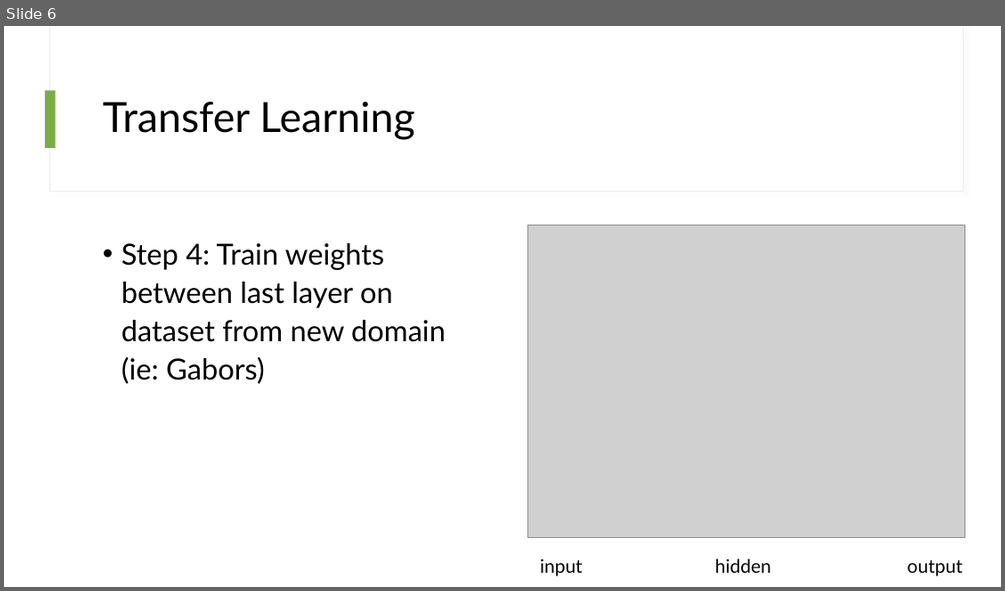
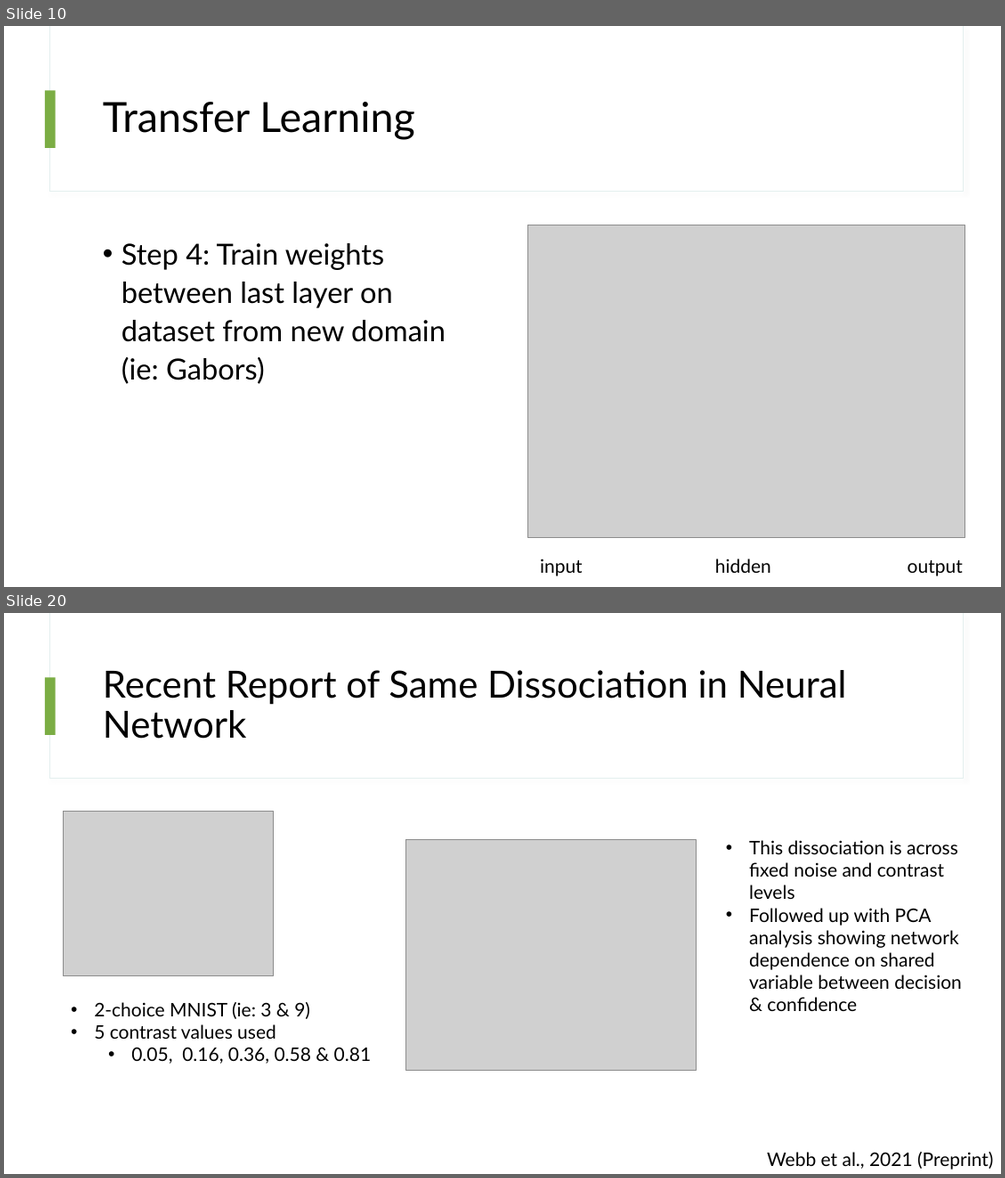
Before and after one commit to thor4/neuralnets, a slide deck: projects/1-CNN/presentations/Confidence Bias in Humans & Neural Networks.pptx. Shown one above the other, each under a label of ours: slide 6 before the commit, slides 10 and 20 after it; the slides between them are not shown. The pictures are 1005x591 and 1005x1178 pixels, drawn with LibreOffice and Linux fonts; fonts in the diff are those of the drawing; grey boxes stand for pictures. Boxes give left, top, right and bottom in pixels: in the first picture for what was removed or moved away, otherwise in the second. Text is boxed around its words. In the diff, an @@ line names an element or a change of style, - is before the commit and + after.

```diff
--- a/projects/1-CNN/presentations/Confidence Bias in Humans & Neural Networks.pptx
+++ b/projects/1-CNN/presentations/Confidence Bias in Humans & Neural Networks.pptx
@@ slide 20 added at box(4, 613, 1001, 1174), background #FFFFFF; not listed: 3 template elements that a slide beside it also shows @@
@@ title added at box(103, 670, 847, 738), 36 pt, text #000000 @@
+Recent Report of Same Dissociation in Neural Network
@@ picture added at box(63, 811, 273, 976) @@
@@ picture added at box(406, 840, 696, 1070) @@
@@ text added at box(749, 840, 962, 1011), 18 pt, text #000000 @@
+• This dissociation is across fixed noise and contrast levels
+• Followed up with PCA analysis showing network dependence on shared variable between decision & confidence
@@ text added at box(94, 1002, 371, 1063), 18 pt, text #000000 @@
+• 2-choice MNIST (ie: 3 & 9)
+• 5 contrast values used
+  • 0.05, 0.16, 0.36, 0.58 & 0.81
@@ text added at box(767, 1151, 993, 1169), 18 pt, text #000000 @@
+Webb et al., 2021 (Preprint)
@@ what was slide 6 is now slide 10 @@
```
Also in this commit, not shown: 3 slides changed, 10 other slides added.
